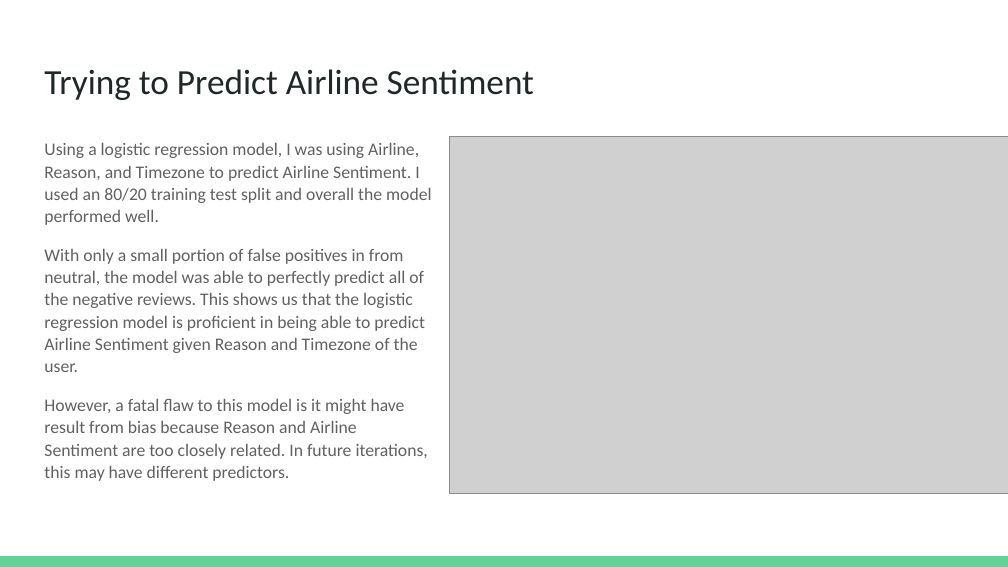
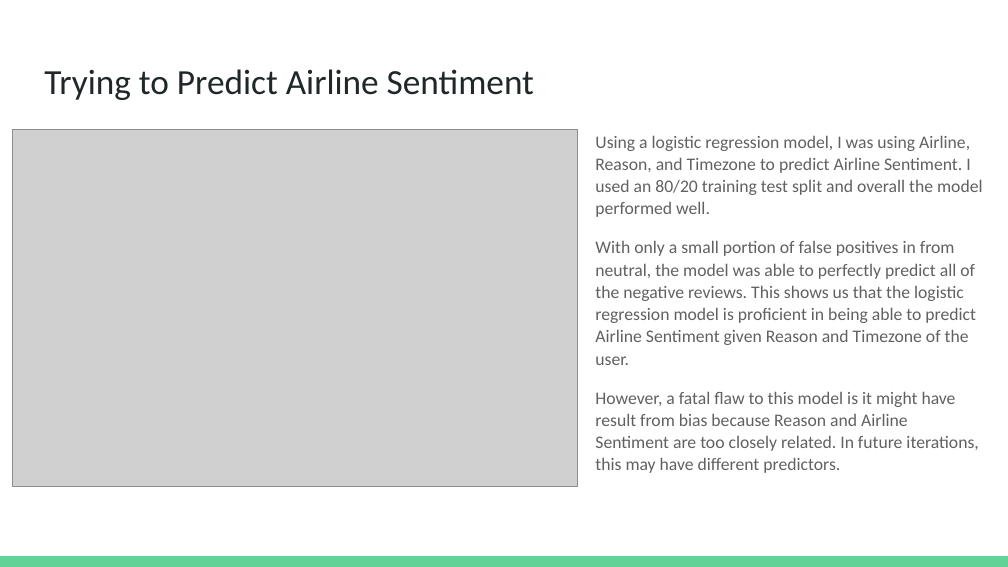
Before and after one commit to dapak2002/MGSC-410-Homework-1, a slide deck: slide 9 of MGSC-410 Homework 1.pptx (slide 6 before the commit). Drawn at 1008x567 pixels with LibreOffice and Linux fonts; fonts in the diff are those of the drawing; grey boxes stand for pictures. Boxes give left, top, right and bottom in pixels: in the first picture for what was removed or moved away, otherwise in the second. Text is boxed around its words. In the diff, an @@ line names an element or a change of style, - is before the commit and + after.

```diff
--- a/MGSC-410 Homework 1.pptx
+++ b/MGSC-410 Homework 1.pptx
@@ picture: place and size @@
-picture at [450,137,1008,494]
+picture at [13,129,578,486]
@@ text "Using a logistic regression model, ...": place and size @@
-text "Using a logistic regression model, ..." at [44,142,431,481]
+text "Using a logistic regression model, ..." at [595,135,982,473]
```
Also in this commit, not shown: 2 other slides changed, 3 slides added, 1 other file.
